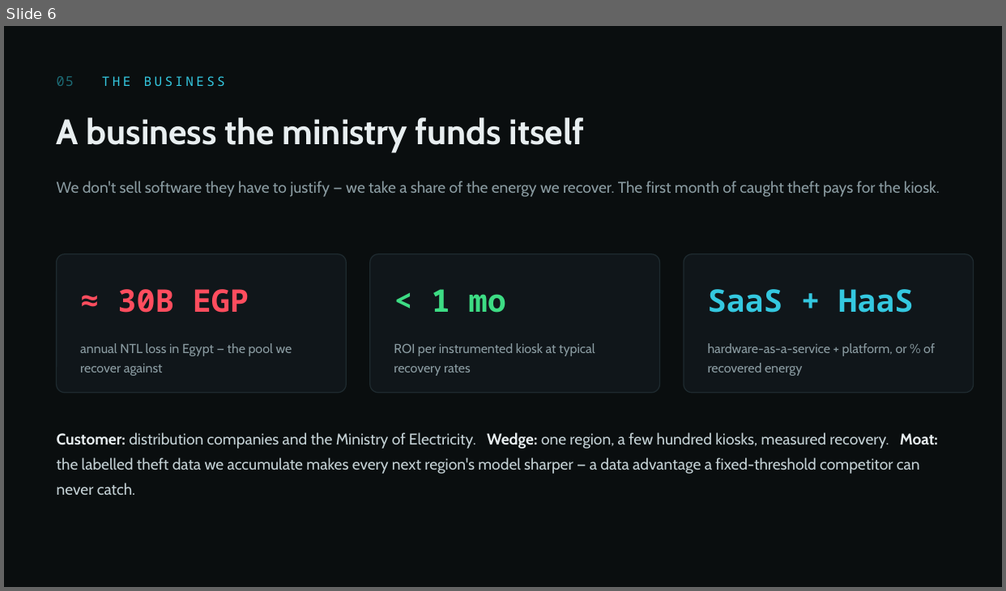
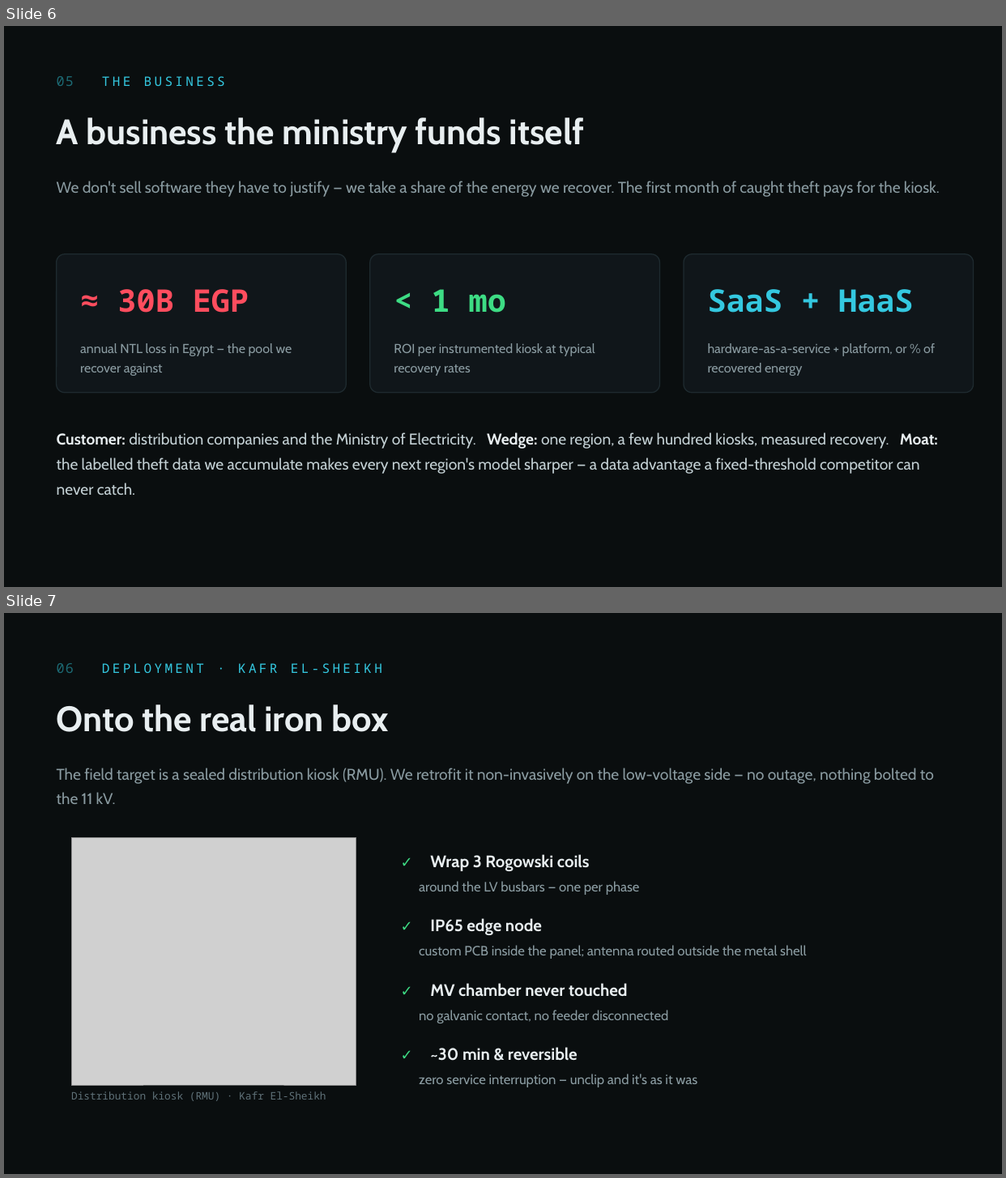
Before and after one commit to AhmedEbrahem25/Grid-Pulse-NTL, a slide deck: pitch/Grid-Pulse-NTL.pptx. Shown one above the other, each under a label of ours: slide 6 before the commit, slides 6 and 7 after it. The pictures are 1006x591 and 1006x1178 pixels, drawn with LibreOffice and Linux fonts; fonts in the diff are those of the drawing; grey boxes stand for pictures. Boxes give left, top, right and bottom in pixels: in the first picture for what was removed or moved away, otherwise in the second. Text is boxed around its words. In the diff, an @@ line names an element or a change of style, - is before the commit and + after.

```diff
--- a/pitch/Grid-Pulse-NTL.pptx
+++ b/pitch/Grid-Pulse-NTL.pptx
@@ slide 7 added at <box>4,613,1002,1174</box>, background #FFFFFF @@
@@ rectangle added at <box>4,613,1002,1174</box>, fill #0A0E0F @@
@@ text added at <box>57,663,382,673</box>, 12.5 pt, text #34C8E0 @@
+06 DEPLOYMENT · KAFR EL-SHEIKH
@@ text added at <box>57,705,389,732</box>, 34 pt, text #E8EEF0, bold @@
+Onto the real iron box
@@ text added at <box>57,768,934,804</box>, 15 pt, text #8A9BA1 @@
+The field target is a sealed distribution kiosk (RMU). We retrofit it non-invasively on the low-voltage side — no outage, nothing bolted to the 11 kV.
@@ picture added at <box>71,837,356,1085</box> @@
@@ text added at <box>419,854,640,895</box>, 13 pt, text #8A9BA1 @@
+✓ Wrap 3 Rogowski coils
+around the LV busbars — one per phase
@@ text added at <box>419,918,806,959</box>, 13 pt, text #8A9BA1 @@
+✓ IP65 edge node
+custom PCB inside the panel; antenna routed outside the metal shell
@@ text added at <box>419,983,668,1024</box>, 13 pt, text #8A9BA1 @@
+✓ MV chamber never touched
+no galvanic contact, no feeder disconnected
@@ text added at <box>419,1047,697,1088</box>, 13 pt, text #8A9BA1 @@
+✓ ~30 min & reversible
+zero service interruption — unclip and it's as it was
@@ text added at <box>71,1092,326,1101</box>, 10 pt, text #5F7178 @@
+Distribution kiosk (RMU) · Kafr El-Sheikh
```
Also in this commit, not shown: 1 other slide added, 35 other files.
